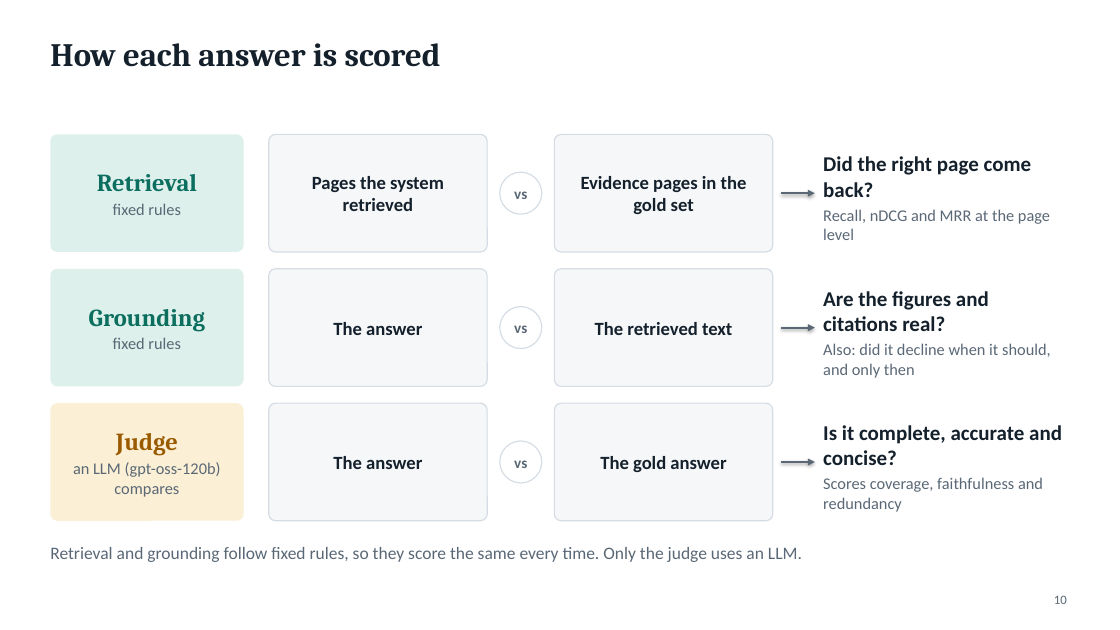
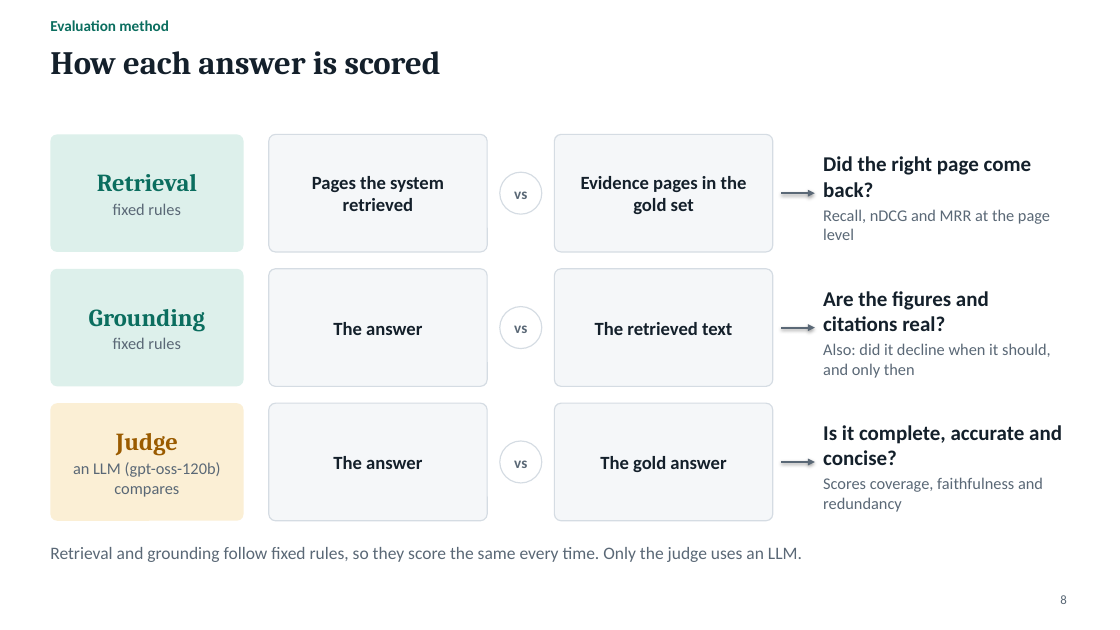
Before and after one commit to DarkkReaper007/RAG-for-financial-analysis, a slide deck: slide 8 of paper/slides.pptx (slide 10 before the commit). Drawn at 1120x630 pixels with LibreOffice and Linux fonts; fonts in the diff are those of the drawing. Boxes give left, top, right and bottom in pixels: in the first picture for what was removed or moved away, otherwise in the second. Text is boxed around its words. In the diff, an @@ line names an element or a change of style, - is before the commit and + after.

```diff
--- a/paper/slides.pptx
+++ b/paper/slides.pptx
@@ text added at [50,20,168,31], 13 pt, text #0B6E5F, bold @@
+Evaluation method
@@ text "How each answer is scored": place and size @@
-text "How each answer is scored" at [50,43,441,67]
+text "How each answer is scored" at [50,51,441,75]
@@ text at [1060,595,1066,604]: text changed @@
-10
+8
```
Also in this commit, not shown: 20 other slides changed, 4 slides removed, 3 other files.
